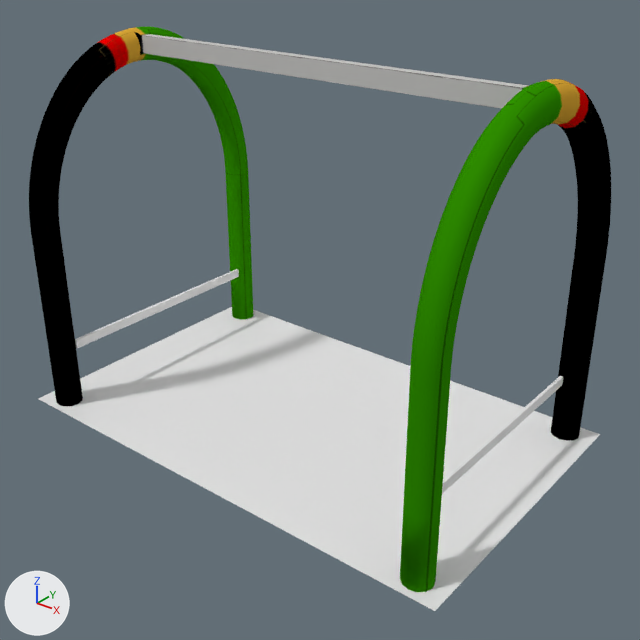
An edit to the Blender file Assets/Objects/chessboardFrame.blend, drawn before and after from the same camera.
The view is the same before and after, from a 50 mm camera at (12.02, -14.6, 9.3) aimed at (0.63, -0.37, 0.48). Arrows for +X, +Y and +Z are at lower left; the lights stay in place.
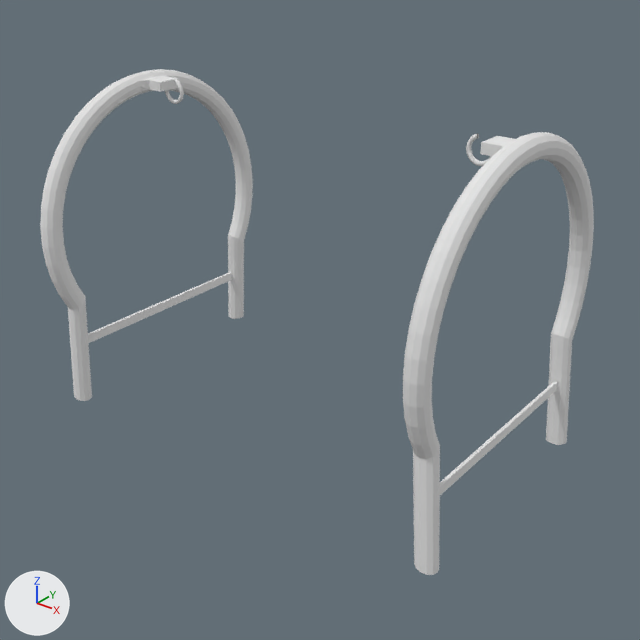
Changed parts and their boxes [x1, y1, x2, y2] in the pictures (640 x 640 px):
'Plane', deleted
    before: [38, 307, 600, 611]
'Torus', deleted
    before: [29, 27, 611, 592]
'Torus.000', added
    after: [403, 132, 594, 575]
'Torus.002', added
    after: [40, 69, 253, 401]

The change, as a list of edits to the scene's bpy script:
```text
Add mat_material_001:
    mat_material_001 = diffuse_material('Material.001')
    mat_material_001.base_color = (0.8, 0.8, 0.8)  # white #e7e7e7
Add mat_material:
    mat_material = diffuse_material('Material')
    mat_material.base_color = (0.8, 0.8, 0.8)  # white #e7e7e7
Add me_torus_000:
    me_torus_000.from_pydata(...)  # 895 vertices, 872 faces; spans x -3.52..4.4, y -3.52..3.52, z -0.47..1.17
    me_torus_000.materials.append(mat_material_001)  # its picture is missing
Add me_torus_004:
    me_torus_004.from_pydata(...)  # 895 vertices, 872 faces; spans x -3.52..4.4, y -3.52..3.52, z -0.47..1.17
    me_torus_004.materials.append(mat_material)  # its picture is missing
Remove ob_torus:
    ob_torus = bpy.data.objects.new('Torus', me_torus)
    ob_torus.location = (-3.54, -0.01, 6.39)
    ob_torus.rotation_euler = (1.571, 0.0, 0.0)  # degrees (90, 0, 0)
    ob_torus.scale = (0.15, 0.15, 0.41)
Remove ob_plane:
    ob_plane = bpy.data.objects.new('Plane', me_plane)
    ob_plane.location = (0.0, 0.0, -2.51)
    ob_plane.scale = (6.0, 3.73, 1.0)
Add ob_torus_000:
    ob_torus_000 = bpy.data.objects.new('Torus.000', me_torus_000)
    ob_torus_000.location = (5.08, 0.0, 1.83)
    ob_torus_000.rotation_euler = (3.142, 1.571, 0.0)  # degrees (180, 90, 0)
Add ob_torus_002:
    ob_torus_002 = bpy.data.objects.new('Torus.002', me_torus_004)
    ob_torus_002.location = (-5.06, 0.0, 1.83)
    ob_torus_002.rotation_euler = (0.0, 1.571, 0.0)  # degrees (0, 90, 0)
```
